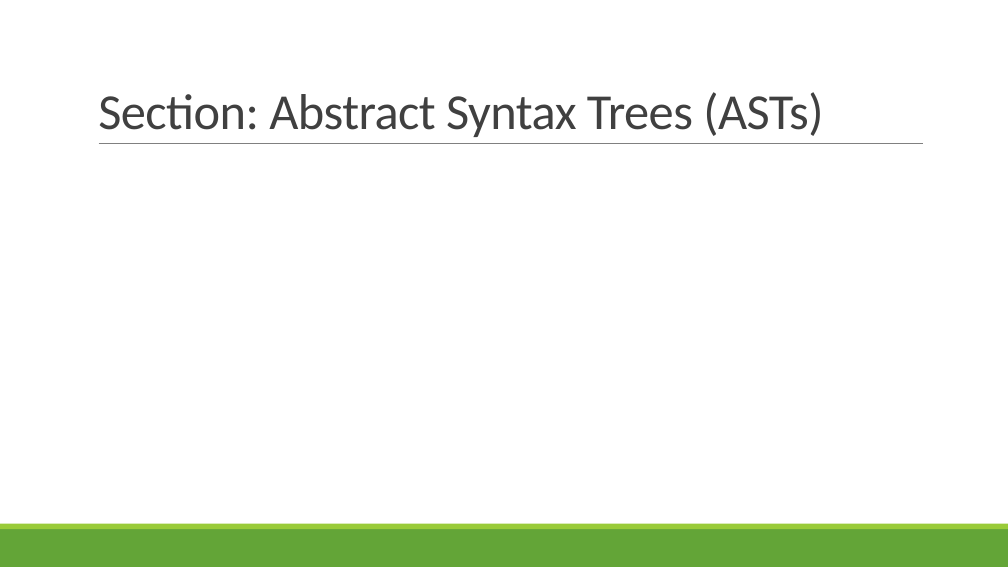
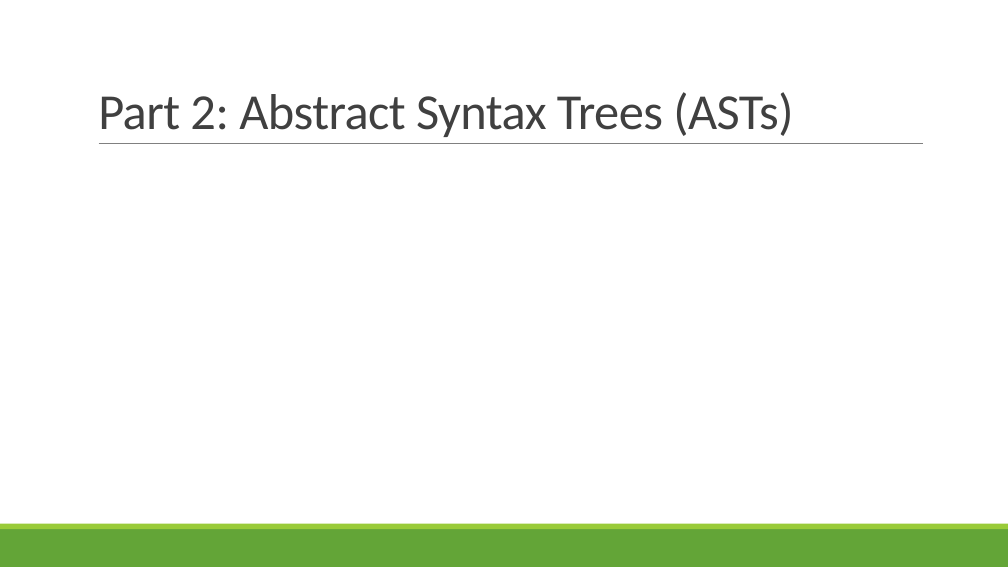
Before and after one commit to rbohrer/pl-course, a slide deck: slide 29 of LectureSlides/04ASTPEG.pptx (slide 27 before the commit). Drawn at 1008x567 pixels with LibreOffice and Linux fonts; fonts in the diff are those of the drawing. Boxes give left, top, right and bottom in pixels: in the first picture for what was removed or moved away, otherwise in the second. Text is boxed around its words. In the diff, an @@ line names an element or a change of style, - is before the commit and + after.

```diff
--- a/LectureSlides/04ASTPEG.pptx
+++ b/LectureSlides/04ASTPEG.pptx
@@ title at box(98, 92, 793, 137): text changed @@
-Section: Abstract Syntax Trees (ASTs)
+Part 2: Abstract Syntax Trees (ASTs)
```
Also in this commit, not shown: 3 other slides changed, 2 slides added.
